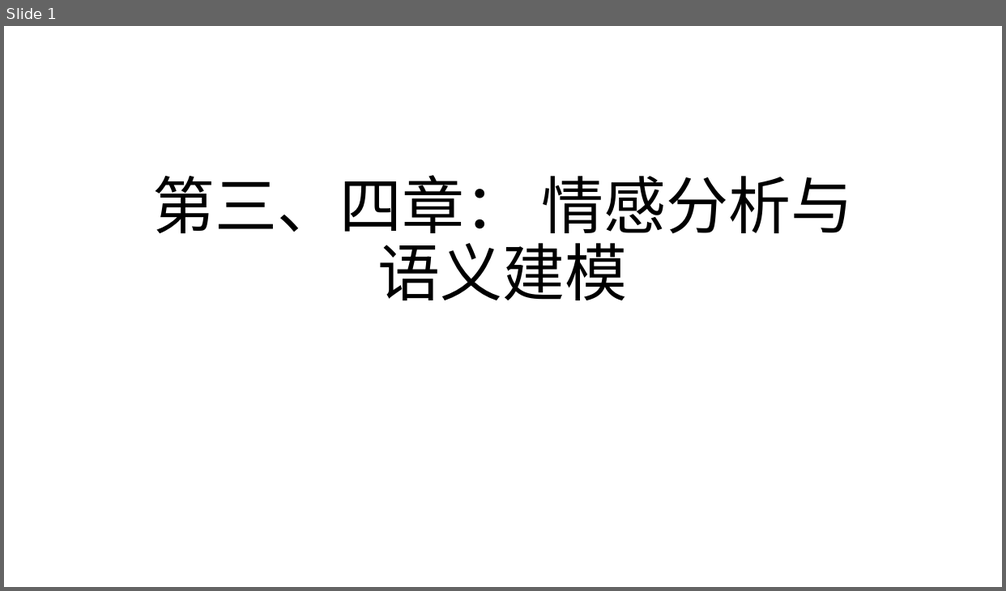
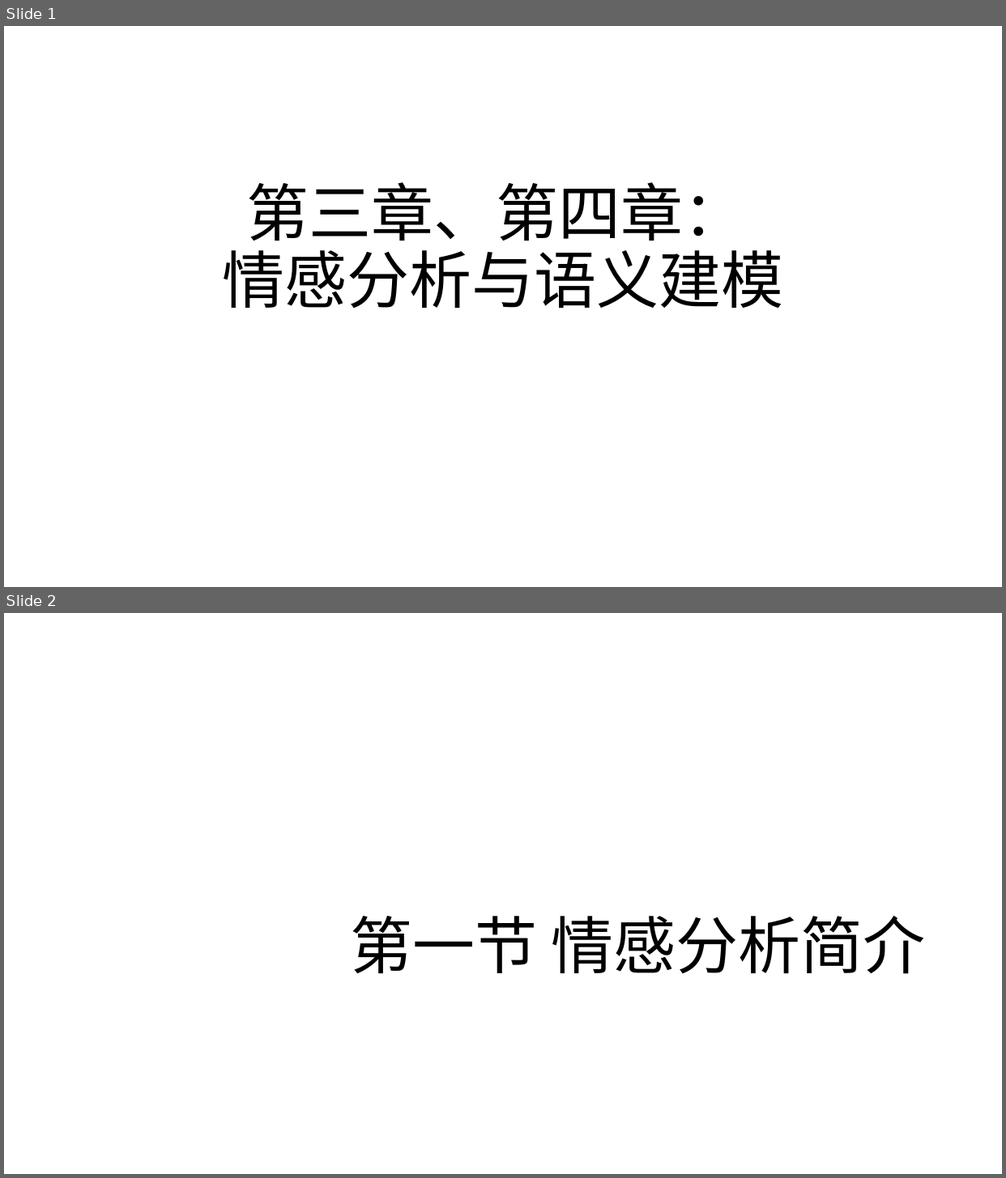
Before and after one commit to SocratesClub/ccrbook, a slide deck: slides/Chapter 3&4 语义建模 .pptx. Shown one above the other, each under a label of ours: slide 1 before the commit, slides 1 and 2 after it. The pictures are 1006x591 and 1006x1178 pixels, drawn with LibreOffice and Linux fonts; fonts in the diff are those of the drawing. Boxes give left, top, right and bottom in pixels: in the first picture for what was removed or moved away, otherwise in the second. Text is boxed around its words. In the diff, an @@ line names an element or a change of style, - is before the commit and + after.

```diff
--- a/slides/Chapter 3&4 语义建模 .pptx
+++ b/slides/Chapter 3&4 语义建模 .pptx
@@ slide 2 added at (4, 613, 1002, 1174), background #FFFFFF @@
@@ title added at (350, 916, 925, 974), 60 pt, text #000000 @@
+第一节 情感分析简介
@@ slide 1 changed as well @@
@@ title at (222, 182, 783, 309): text changed; font Calibri to Times New Roman @@
-第三、四章： 情感分析与语义建模
+第三章、第四章：
+情感分析与语义建模
```
Also in this commit, not shown: 5 other slides changed, 12 other slides added, 4 slides removed.
